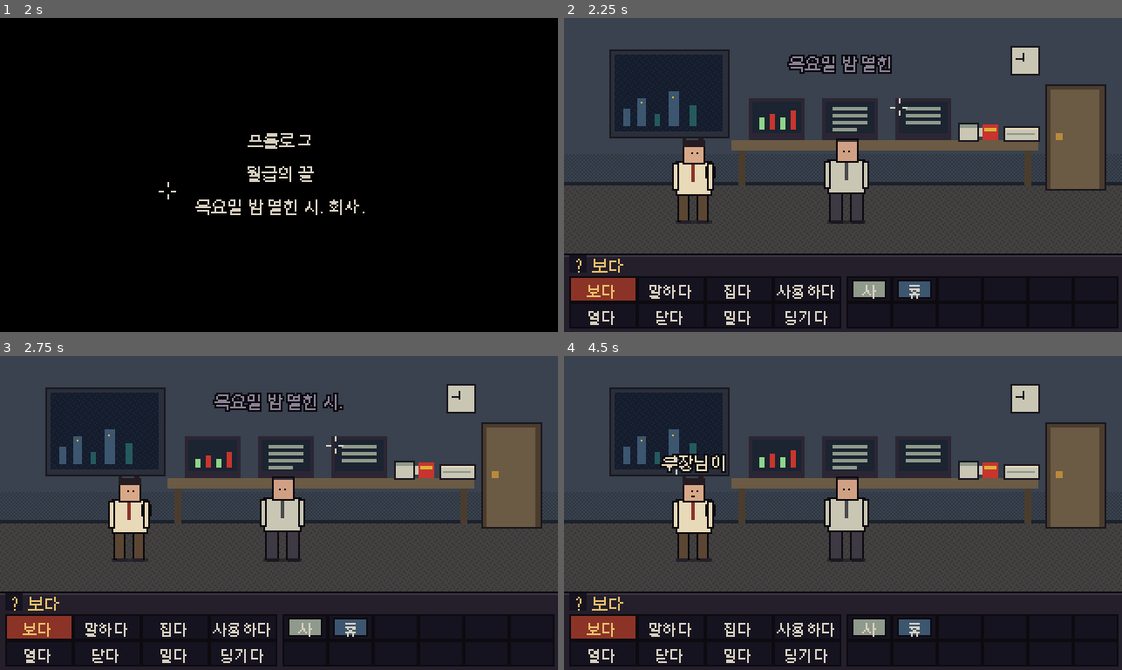
Above: before the commit, frames 1-4 (two rows, left to right).
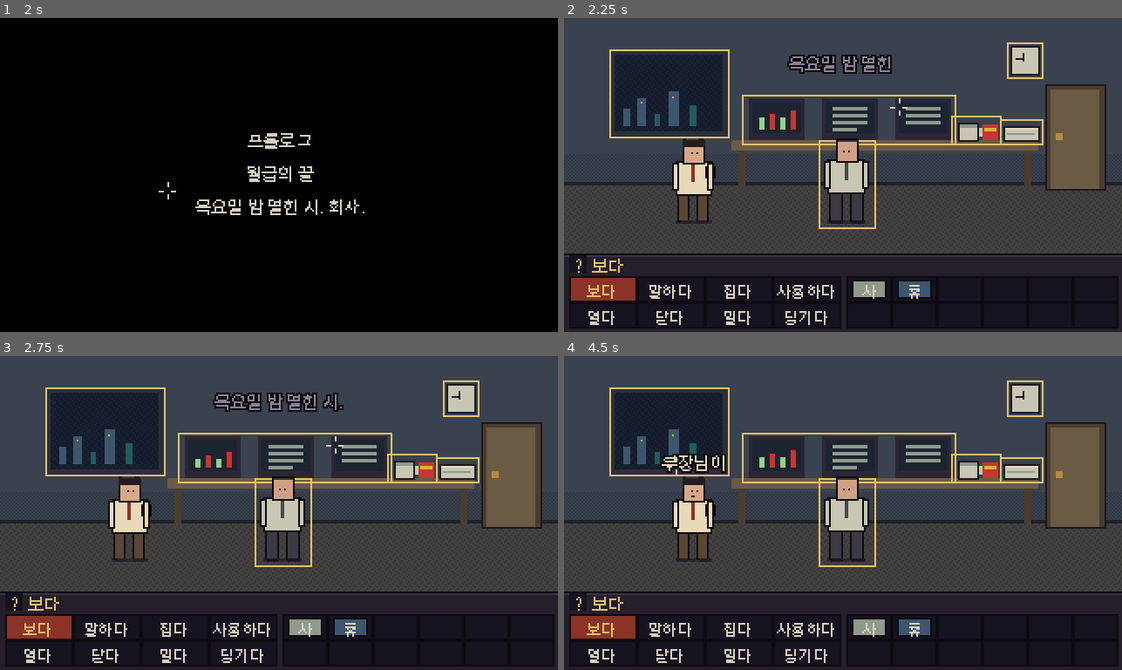
Above: after the commit, the same moments.

Repository: jungyh870918/secret-of-falling-island
Game: Godot game, scene res://scenes/core/Main.tscn
Two runs of this game, one before a commit and one after it. Both use one fixed random seed, a clock stepped at 60 frames per second and the inputs below.
Inputs (mouse positions are in pixels of both pictures, inside the frame that each line leads up to):
- Up to frame 1 (2 s): tap Enter at 0.5 s; move the mouse to (401, 159) at 0.52 s; hold Right (ui_right) 0.53-1.28 s; hold Space (game_confirm) 0.53-1.28 s; click (401, 159) at 0.67 s; move the mouse to (167, 190) at 1.27 s; hold Down (ui_down) from 1.28 s (still down); tap H (game_hint) at 1.35 s
- Up to frame 2 (2.25 s): tap Space (game_confirm) at 2 s; move the mouse to (898, 105) at 2.02 s; release Down (ui_down) at 2.03 s; hold Right (ui_right) from 2.03 s (still down); hold Tab (game_log) from 2.03 s (still down)
- Up to frame 3 (2.75 s): keep holding Right (ui_right); keep holding Tab (game_log)
- Up to frame 4 (4.5 s): move the mouse to (815, 575) at 2.77 s; release Right (ui_right) at 2.78 s; release Tab (game_log) at 2.78 s; hold Up (ui_up) 2.78-3.53 s; tap L at 2.85 s; click (815, 575) at 2.92 s; move the mouse to (1010, 560) at 3.52 s; hold Left (ui_left) from 3.53 s (still down); tap Enter at 3.6 s; move the mouse to (675, 465) at 4.27 s; tap Keypad Enter at 4.35 s

Frame 1 is identical in both runs. In frame 2, 1.6% of the frame differs, in the area x 8-86%, y 7-68%; in frame 3, 1.6%; in frame 4, 1.6%.

Commit message:
발견 가능성 개선 — 핫스폿 강조 기본 ON, 집기 유도, 조작 안내
두 세션 연속으로 부장의 컵 조사와 탕비실 아이템 집기가 일어나지 않았다.
자동 저장 기록으로 확인한 사실이고, 스모크 테스트가 통과하므로 버그가 아니라
발견 가능성 문제다. 원인은 두 겹으로 봤다.

1) 임시 색 블록으로는 무엇이 상호작용 가능한지 알 수 없다
   → §18 '핫스폿 강조' 를 프로토타입 기본값 ON 으로. 실제 배경 도트가
     들어오면 default_settings() 에서 false 로 되돌리면 된다(한 줄).

2) 기본 동사가 '보다' 라서 봉지를 좌클릭하면 설명만 나오고,
   그 설명이 집을 수 있다는 걸 알려주지 않는다
   → 집을 수 있는 물건의 '보다' 대사 마지막에 유도 한 줄을 붙였다.
     "일단 챙겨 둘까. 어디에 쓸지는 나중에 생각하고."
     §11.3 힌트 원칙을 별도 UI 없이 대사에 내장한 형태.
   → 오프닝에 조작 안내 2줄 추가(최초 1회). hint 화자색으로 구분한다.

부수 수정
- 검증기가 "_" 로 시작하는 대화 노드 키를 주석으로 취급한다 (GameData 와 같은 규약)
- 캡처 스크립트가 접근성 샷 뒤에 강조를 끄고 그대로 두던 문제 수정.
  탕비실은 집기 전/후를 따로 찍어 봉지 강조를 실제로 확인한다.

검증: 스모크 78건 통과, 캡처 20장

Diff:
--- a/data/dialogues/prologue_dialogues.json
+++ b/data/dialogues/prologue_dialogues.json
@@ -9,7 +9,10 @@
 				"n001": { "speaker": "narrator", "text_key": "dlg.open.n001", "next": "n002" },
 				"n002": { "speaker": "player", "text_key": "dlg.open.n002", "next": "n003" },
 				"n003": { "speaker": "player", "text_key": "dlg.open.n003", "next": "n004" },
-				"n004": {
+				"_note_n004": "조작 안내. 최초 1회만. hint 화자색(연두)으로 '게임이 하는 말' 임을 구분한다.",
+				"n004": { "speaker": "hint", "text_key": "dlg.open.tutorial.1", "next": "n005" },
+				"n005": { "speaker": "hint", "text_key": "dlg.open.tutorial.2", "next": "n006" },
+				"n006": {
 					"result": { "flags": { "prologue_started": true } },
 					"next": "end"
 				}
--- a/data/interactions/prologue.json
+++ b/data/interactions/prologue.json
@@ -104,7 +104,8 @@
 			"result": {
 				"lines": [
 					{ "speaker": "player", "key": "line.decaf.look.1" },
-					{ "speaker": "player", "key": "line.decaf.look.2" }
+					{ "speaker": "player", "key": "line.decaf.look.2" },
+					{ "speaker": "player", "key": "line.decaf.look.3" }
 				]
 			}
 		},
@@ -145,7 +146,8 @@
 			"result": {
 				"lines": [
 					{ "speaker": "player", "key": "line.strong.look.1" },
-					{ "speaker": "player", "key": "line.strong.look.2" }
+					{ "speaker": "player", "key": "line.strong.look.2" },
+					{ "speaker": "player", "key": "line.strong.look.3" }
 				]
 			}
 		},
@@ -418,7 +420,8 @@
 			"result": {
 				"lines": [
 					{ "speaker": "player", "key": "line.report.look.1" },
-					{ "speaker": "player", "key": "line.report.look.2" }
+					{ "speaker": "player", "key": "line.report.look.2" },
+					{ "speaker": "player", "key": "line.report.look.3" }
 				]
 			}
 		},
--- a/data/localization/ko.json
+++ b/data/localization/ko.json
@@ -390,6 +390,12 @@
 	"fail.id_card.machine.1": "커피 머신에 사원증을 대 봤다.",
 	"fail.id_card.machine.2": "이 회사에서 사원증으로 되는 일은 문 여는 것뿐이다.",
 
+	"line.decaf.look.3": "일단 챙겨 둘까. 어디에 쓸지는 나중에 생각하고.",
+	"line.strong.look.3": "라벨은 떼어 갈 수 있을 것 같은데.",
+	"line.report.look.3": "한 부 챙겨 두자. 왠지 필요할 것 같다.",
+	"dlg.open.tutorial.1": "아래에서 동작을 고르고 화면을 클릭하세요. 오른쪽 클릭은 알맞은 동작을 바로 합니다.",
+	"dlg.open.tutorial.2": "막히면 H 를 누르세요. 힌트에 벌점은 없습니다.",
+
 	"hint.none": "지금은 안 막혔다. 아마.",
 	"hint.decaf.0.1": "부장님이 안 가시면 나도 못 간다. 이게 무슨 규칙이야.",
 	"hint.decaf.0.2": "부장은 아까부터 커피를 마시며 버티고 있다.",
--- a/scripts/save/SaveManager.gd
+++ b/scripts/save/SaveManager.gd
@@ -224,7 +224,9 @@
 		"font_size_index": 1,        ## §18 3단계
 		"text_speed": 1,             ## 0 느림 / 1 보통 / 2 빠름 / 3 즉시
 		"fullscreen": false,
-		"high_contrast_hotspots": false,  ## §18 고대비 핫스폿
+		"high_contrast_hotspots": true,   ## §18 고대비 핫스폿.
+		## 프로토타입 기본 ON — 임시 색 블록으로는 무엇이 상호작용 가능한지 알 수 없다.
+		## 실제 배경 도트가 들어오면 false 로 되돌린다.
 		"show_exit_markers": false,       ## §18 출구 표시
 		"reduce_shake": false,
 		"reduce_flashing": false,
--- a/tests/Screenshots.gd
+++ b/tests/Screenshots.gd
@@ -94,22 +94,29 @@
 	await auto_advance()
 	await capture("room_corridor", "복도 — 사훈 액자 · 정수기 · 엘리베이터")
 
+	# 강조를 끈 상태 — 임시 아트만으로 뭐가 상호작용 가능한지 알 수 있나?
+	SaveManager.set_setting("high_contrast_hotspots", false)
+	SaveManager.set_setting("show_exit_markers", false)
+	await settle(8)
+	await capture("highlight_off", "핫스폿 강조 OFF — 대비용. 뭐가 클릭 가능한지 알 수 없다")
+
 	SaveManager.set_setting("high_contrast_hotspots", true)
 	SaveManager.set_setting("show_exit_markers", true)
 	await settle(8)
-	await capture("accessibility", "§18 고대비 핫스폿 + 출구 삼각 마커")
-	SaveManager.set_setting("high_contrast_hotspots", false)
+	await capture("highlight_on", "§18 강조 ON (프로토타입 기본값) + 출구 삼각 마커")
 	SaveManager.set_setting("show_exit_markers", false)
 	await settle(4)
 
 	# --- 탕비실 + 인벤토리 ---
 	main.call("_interact", "door_pantry", Actions.Verb.WALK)
 	await auto_advance()
+	await capture("room_pantry_before", "탕비실 (집기 전) — 커피 봉지 두 개가 강조되는지")
+
 	main.call("_interact", "decaf_shelf", Actions.Verb.PICKUP)
 	await auto_advance()
 	main.call("_interact", "strong_shelf", Actions.Verb.PICKUP)
 	await auto_advance()
-	await capture("room_pantry", "탕비실 — 인벤토리 4칸")
+	await capture("room_pantry", "탕비실 (집은 뒤) — 인벤토리 4칸, 봉지 핫스폿 소멸")
 
 	# 실패 대사 한 장 (§21)
 	main.held_item = "id_card"
Binary file changed: docs/screenshots/01_title.png
Binary file changed: docs/screenshots/02_settings.png
Binary file changed: docs/screenshots/03_card_intro.png
Binary file changed: docs/screenshots/05_room_meeting.png
Binary file changed: docs/screenshots/06_hover_focus.png
Binary file changed: docs/screenshots/07_sentence_use_item.png
Binary file changed: docs/screenshots/08_dialogue_line.png
Binary file changed: docs/screenshots/09_dialogue_choices.png
Binary file changed: docs/screenshots/10_panel_simple.png
Binary file changed: docs/screenshots/11_room_corridor.png
Binary file removed: docs/screenshots/12_accessibility.png
Binary file added: docs/screenshots/12_highlight_off.png
(and 15 more such lines)
